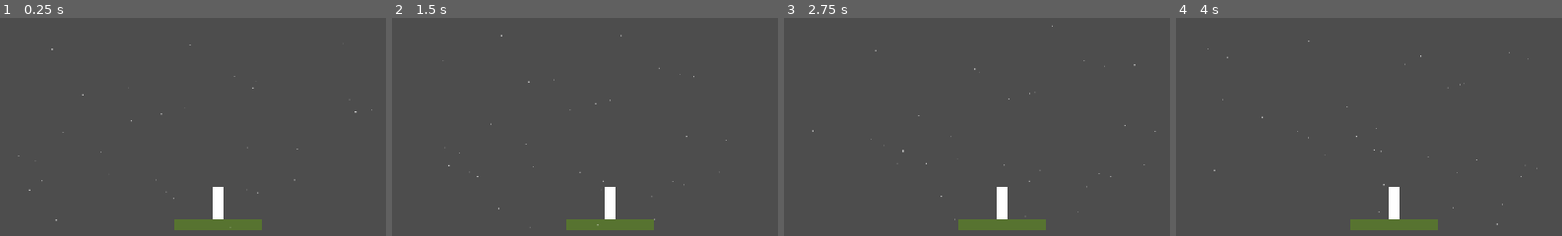
Above: before the commit, frames 1-4 (left to right).
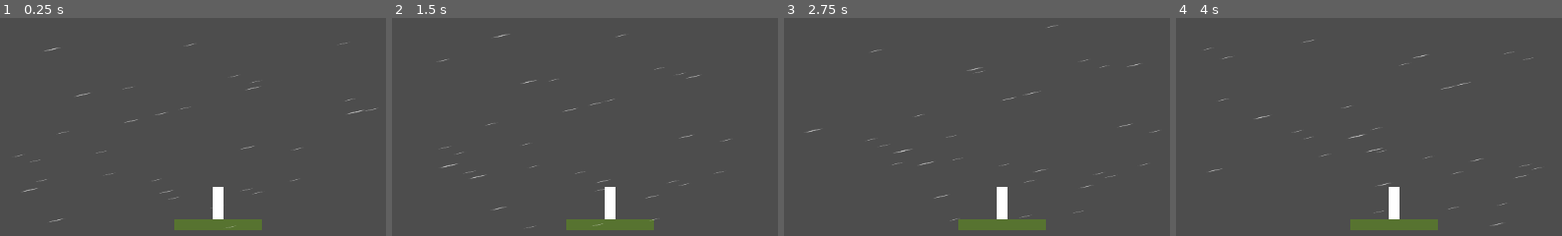
Above: after the commit, the same moments.

Repository: Doozitron9000/wind-game
Game: Godot game, scene res://levels/test_level.tscn
The game is run twice, just before and just after one commit, with the same random seed, the same clock (stepped at 60 frames per second) and the same inputs.
Inputs:
- Up to frame 1 (0.25 s): no input
- Up to frame 2 (1.5 s): hold Right (right) 0.53-1.28 s; hold A (left) from 1.28 s (still down)
- Up to frame 3 (2.75 s): release A (left) at 2.03 s; hold Right (right) from 2.03 s (still down)
- Up to frame 4 (4 s): release Right (right) at 3.53 s; hold A (left) from 3.53 s (still down)

The runs differ from the first frame. In frame 1, 0.3% of the frame differs, in the area x 4-98%, y 11-97%; in frame 2, 0.3%; in frame 3, 0.3%; in frame 4, 0.3%, in the area x 7-95%, y 9-96%.

Commit message:
Added stretch to wind particles
Particles now are elongated and have a texture
making them appear smoother.

Diff:
--- a/environment/scripts/wind_particles.gd
+++ b/environment/scripts/wind_particles.gd
@@ -38,6 +38,7 @@
 
 ## set the initial position of every particles
 func position_particles() -> void:
+	var angle : float = zone.wind.angle()
 	# position each particle randomly within said the bounding box
 	for i in range(multimesh.instance_count):
 		var spawn_global := Vector2(
@@ -49,9 +50,9 @@
 		# our spawn point to that before applying it
 		var spawn_local = to_local(spawn_global)
 
-		# create the transform to apply to the instance
+		# create the transform to apply to the instance, rotate it,
 		# and apply it
-		var trans := Transform2D()
+		var trans := Transform2D(angle, spawn_local)
 		trans.origin = spawn_local
 		multimesh.set_instance_transform_2d(i, trans)
 
@@ -66,7 +67,7 @@
 	# get the material
 	var mat : ShaderMaterial = material as ShaderMaterial
 	# bind the wind speed
-	material.set_shader_parameter("wind_dir", zone.wind_speed)
+	material.set_shader_parameter("wind_speed", zone.wind_speed)
 	# bind the mask texture
 	mat.set_shader_parameter(
 		"mask_tex",
--- a/environment/shaders/wind_particles.gdshader
+++ b/environment/shaders/wind_particles.gdshader
@@ -5,6 +5,8 @@
 const float MAX_SIZE = 1.8;
 // max alpha the particle can have adnt he amount all alpha is multiplied by
 const float MAX_ALPHA = 0.75;
+// particle length modifier
+const float STRETCH_MOD = 0.3;
 
 // The texture to serve as the mask for these particles
 uniform sampler2D mask_tex;
@@ -12,7 +14,7 @@
 uniform vec2 bounds_pos;
 uniform vec2 bounds_size;
 // the current wind vector
-uniform vec2 wind_dir;
+uniform float wind_speed;
 // the position of the fragment in world space
 varying vec2 world_pos;
 // the depth of the given particle
@@ -22,7 +24,13 @@
 	// resize the particles based on their depth
 	z = INSTANCE_CUSTOM.z;
 	float base_size = mix(MIN_SIZE, MAX_SIZE, z);
-	VERTEX *= base_size;
+
+	// stretch the particles making them at least 1.0 unit long
+	float stretch = 1.0 + wind_speed * STRETCH_MOD;
+
+	// scale in local space
+	VERTEX.x *= base_size * stretch; // along wind
+	VERTEX.y *= base_size;           // across wind
     // determine the world space position
     world_pos = (MODEL_MATRIX * vec4(VERTEX, 0.0, 1.0)).xy;
 }
@@ -36,5 +44,7 @@
 	// r channel for this
     float mask = texture(mask_tex, mask_uv).r;
 	// now set the particle's transparency based on the above mask value
-    COLOR = vec4(1.0, 1.0, 1.0, mask*z*MAX_ALPHA);
+	// while also accounting for the texture's alpha
+    float tex_alpha = texture(TEXTURE, UV).a;
+	COLOR = vec4(1.0, 1.0, 1.0, mask * z * MAX_ALPHA * tex_alpha);
 }
--- a/environment/wind_zone.tscn
+++ b/environment/wind_zone.tscn
@@ -1,8 +1,9 @@
-[gd_scene load_steps=12 format=3 uid="uid://bm6vmups0um7u"]
+[gd_scene load_steps=13 format=3 uid="uid://bm6vmups0um7u"]
 
 [ext_resource type="Script" uid="uid://dmn04hraopbge" path="res://environment/scripts/wind_zone.gd" id="1_ckl1c"]
 [ext_resource type="Shader" uid="uid://cuuk8txxp3job" path="res://environment/shaders/wind_particles.gdshader" id="2_glohd"]
 [ext_resource type="Script" uid="uid://cgmof0qofocvl" path="res://environment/scripts/wind_particles.gd" id="2_tdf4f"]
+[ext_resource type="Texture2D" uid="uid://njvq4r2o8ysd" path="res://environment/images/wind_particle.png" id="3_hs1qc"]
 [ext_resource type="Script" uid="uid://0kvatmlf1m2e" path="res://environment/scripts/wind_mask.gd" id="3_noi0p"]
 [ext_resource type="Shader" uid="uid://rn5yhiufcg18" path="res://environment/shaders/hor_wind_mask_blur.gdshader" id="5_tjs8o"]
 [ext_resource type="Shader" uid="uid://dpe8r6ktfo66e" path="res://environment/shaders/ver_wind_mask_blur.gdshader" id="6_ajv6u"]
@@ -11,7 +12,7 @@
 shader = ExtResource("2_glohd")
 shader_parameter/bounds_pos = Vector2(0, 0)
 shader_parameter/bounds_size = Vector2(0, 0)
-shader_parameter/wind_dir = Vector2(0, 0)
+shader_parameter/wind_speed = 0.0
 
 [sub_resource type="QuadMesh" id="QuadMesh_noi0p"]
 
@@ -38,6 +39,7 @@
 [node name="Particles" type="MultiMeshInstance2D" parent="Collision"]
 material = SubResource("ShaderMaterial_tjs8o")
 multimesh = SubResource("MultiMesh_ajv6u")
+texture = ExtResource("3_hs1qc")
 script = ExtResource("2_tdf4f")
 
 [node name="MaskViewport" type="SubViewport" parent="."]
Binary file added: environment/images/wind_particle.png
Not shown, added: environment/images/wind_particle.png.import
